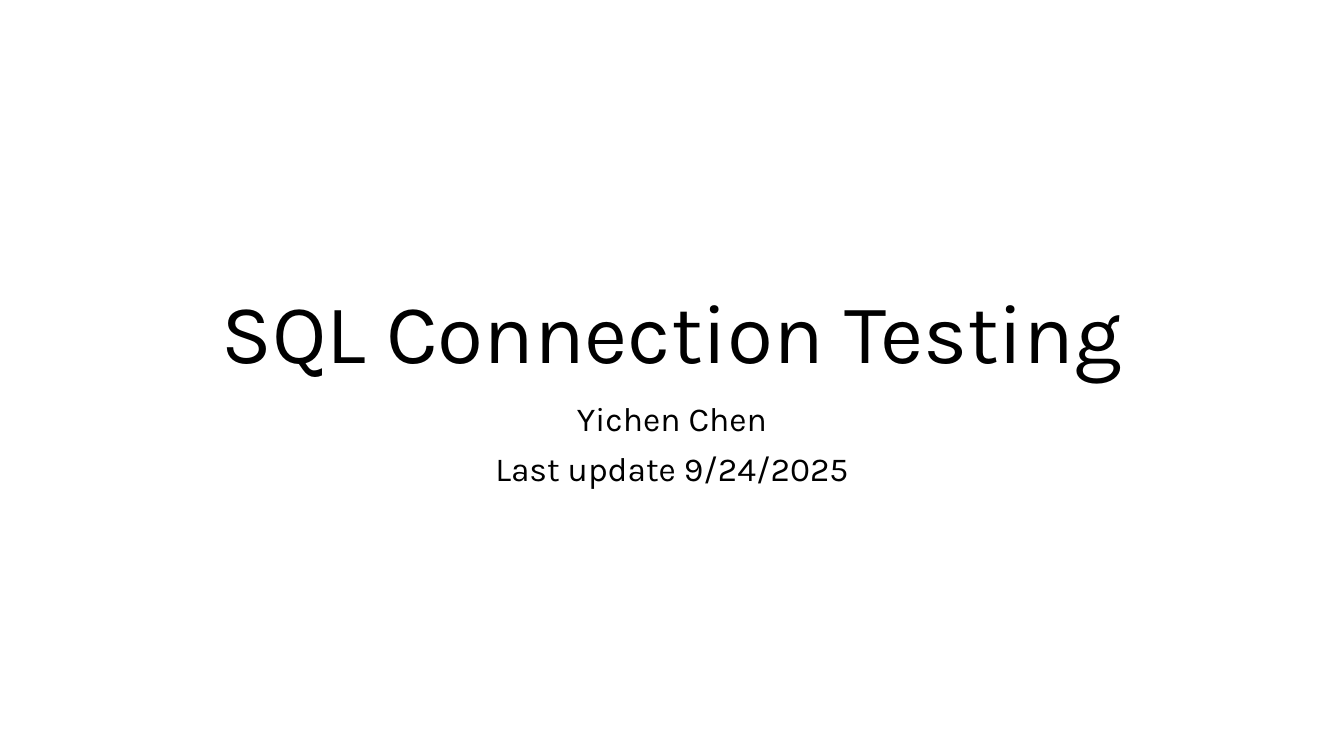
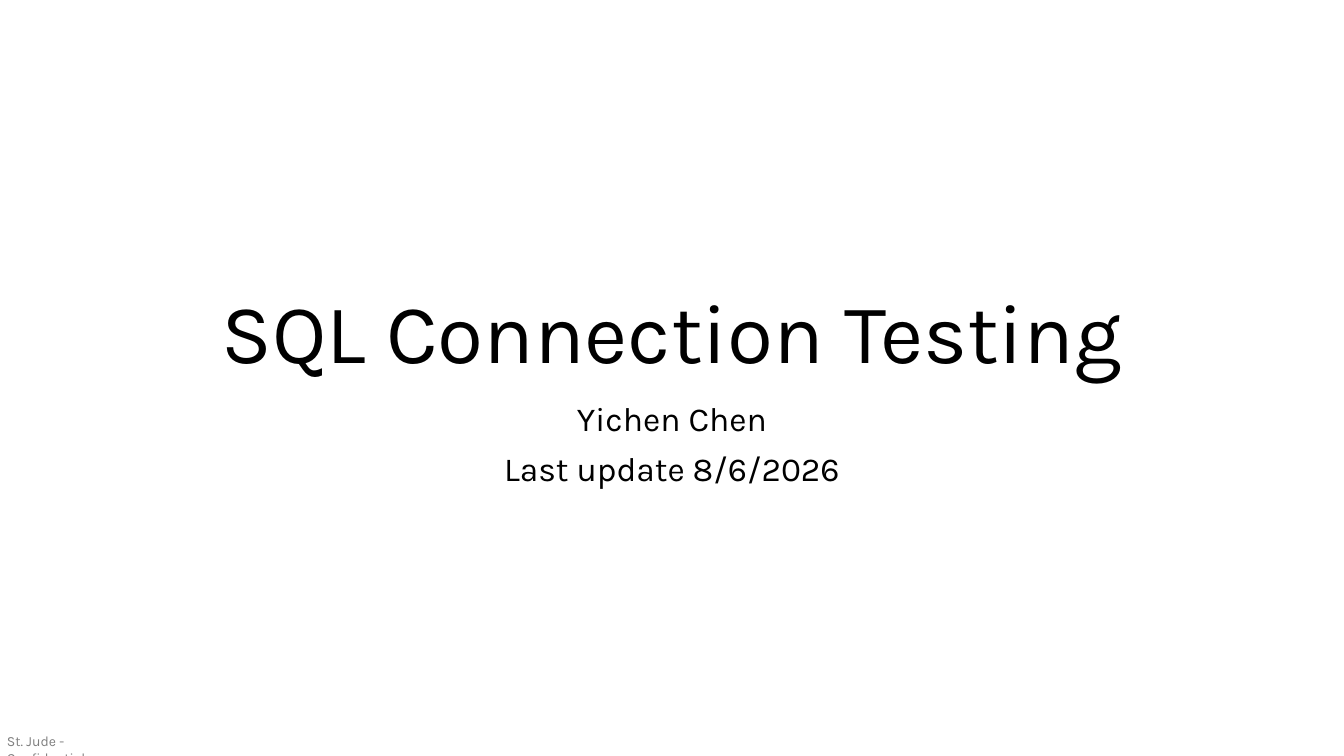
Before and after one commit to St-Jude-MS-ABDS/DataWrangling_R, a slide deck: slide 1 of testing/test_sql.pptx. Drawn at 1344x756 pixels with LibreOffice and Linux fonts; fonts in the diff are those of the drawing. Boxes give left, top, right and bottom in pixels: in the first picture for what was removed or moved away, otherwise in the second. Text is boxed around its words. In the diff, an @@ line names an element or a change of style, - is before the commit and + after.

```diff
--- a/testing/test_sql.pptx
+++ b/testing/test_sql.pptx
@@ subtitle at <box>504,456,840,489</box>: text changed @@
-Last update 9/24/2025
+Last update 8/6/2026
@@ text added at <box>7,736,56,746</box>, 10 pt, text #000000 at 50% opacity @@
+St. Jude - Confidential
```
Also in this commit, not shown: 16 other slides changed, 4 slides added, 1 slide removed.
